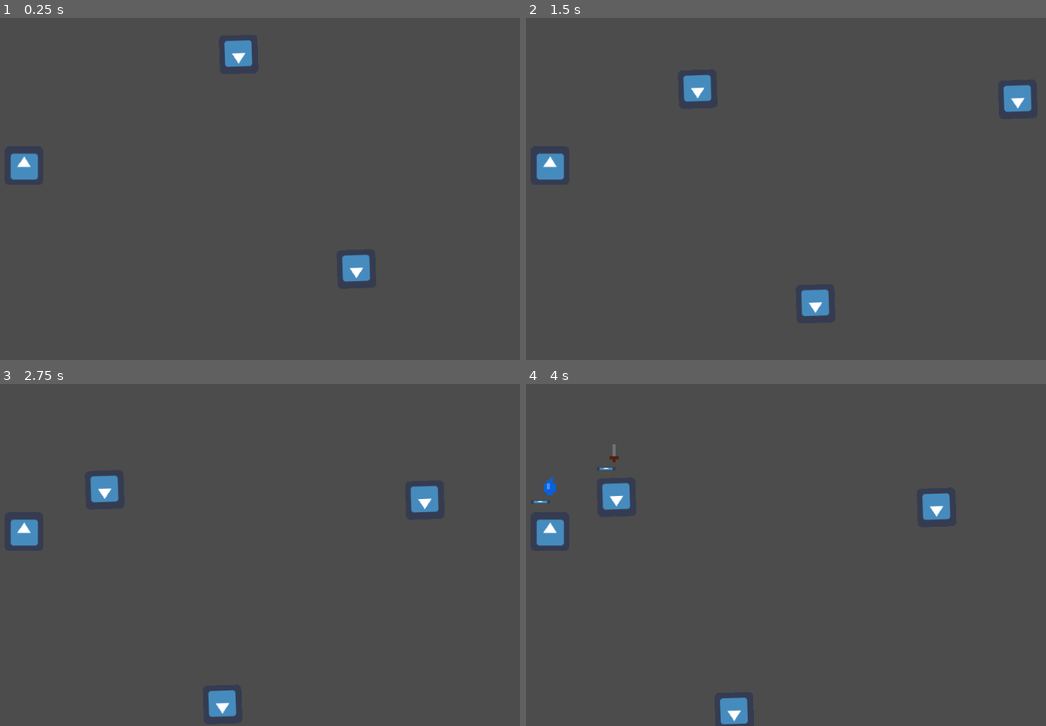
Above: before the commit, frames 1-4 (two rows, left to right).
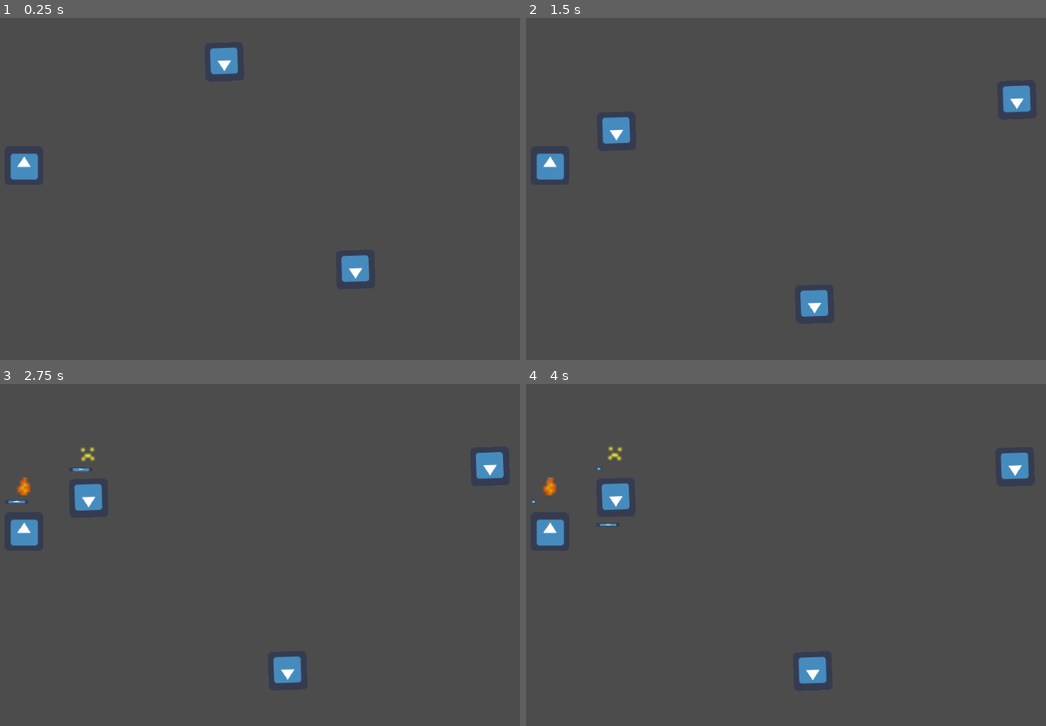
Above: after the commit, the same moments.

Repository: danreeves/godot-wild-jam-33
Game: Godot game, scene res://Main.tscn
Two runs of this game, one before a commit and one after it. Both use one fixed random seed, a clock stepped at 60 frames per second and the inputs below. The engine's default icon, where the game draws it, is replaced by a stand-in: a white triangle on a blue panel in a dark square.
Inputs:
- Up to frame 1 (0.25 s): no input
- Up to frame 2 (1.5 s): no input
- Up to frame 3 (2.75 s): no input
- Up to frame 4 (4 s): tap Enter at 3.5 s

The runs differ from the first frame. In frame 1, 0.7% of the frame differs, in the area x 40-72%, y 6-78%; in frame 2, 1.0%; in frame 3, 2.5%, in the area x 1-97%, y 18-98%; in frame 4, 2.0%.

Commit message:
some stuff

Diff:
--- a/Globals.gd
+++ b/Globals.gd
@@ -2,10 +2,8 @@
 
 enum Elements {
 	None,
-	Holy,
-	Unholy,
 	Fire,
-	Earth,
+	Grass,
 	Water,
 	Air,
 }
--- a/Main.tscn
+++ b/Main.tscn
@@ -1,18 +1,22 @@
-[gd_scene load_steps=3 format=2]
+[gd_scene load_steps=4 format=2]
 
 [ext_resource path="res://Units/Player.tscn" type="PackedScene" id=1]
 [ext_resource path="res://Units/Enemy.tscn" type="PackedScene" id=2]
+[ext_resource path="res://UI/HUD.tscn" type="PackedScene" id=3]
 
-[node name="World" type="Node2D"]
+[node name="World" type="Node"]
 
 [node name="Player" parent="." instance=ExtResource( 1 )]
 position = Vector2( 36.5961, 277.589 )
 
 [node name="Enemy" parent="." instance=ExtResource( 2 )]
 position = Vector2( 412.951, 82.0248 )
+move_to_player = true
 
 [node name="Enemy2" parent="." instance=ExtResource( 2 )]
 position = Vector2( 608.112, 438.407 )
 
 [node name="Enemy3" parent="." instance=ExtResource( 2 )]
 position = Vector2( 943.281, 98.9954 )
+
+[node name="HUD" parent="." instance=ExtResource( 3 )]
--- a/Systems/AttackQueue.gd
+++ b/Systems/AttackQueue.gd
@@ -48,5 +48,5 @@
 func on_timer_end() -> void:
 	if current_attack.has_method("execute"):
 		var target = get_parent().get_target()
-		current_attack.execute(target)
+		current_attack.execute(target, get_parent())
 	$Cooldown.start()
--- a/Systems/Attacks/BasicAttack.gd
+++ b/Systems/Attacks/BasicAttack.gd
@@ -6,14 +6,14 @@
 export(Globals.Elements) var element = Elements.None
 
 var multiplier_lookup = [
-	[Elements.Holy, Elements.Unholy, 1.5],
-	[Elements.Unholy, Elements.Holy, 1.5],
-
-	[Elements.Fire, Elements.Water, 1.5],
+	[Elements.Fire, Elements.Water, 0.5],
 	[Elements.Water, Elements.Fire, 1.5],
 
-	[Elements.Air, Elements.Earth, 1.5],
-	[Elements.Earth, Elements.Air, 1.5],
+	[Elements.Water, Elements.Grass, 0.5],
+	[Elements.Grass, Elements.Water, 1.5],
+
+	[Elements.Grass, Elements.Fire, 0.5],
+	[Elements.Fire, Elements.Grass, 1.5],
 ]
 
 func _ready() -> void:
@@ -28,7 +28,7 @@
 	$Sprite.visible = false
 	$AnimationPlayer.stop()
 
-func execute(unit: Node) -> void:
+func execute(unit: Node, owner: Node) -> void:
 	var damage = base_damage
 	var unit_element = unit.element
 	var multiplier = 1
--- /dev/null
+++ b/Systems/Attacks/RunAway.gd
@@ -0,0 +1,34 @@
+extends Node2D
+var Elements = Globals.Elements
+
+var running = false
+var duration = 2
+
+var timer = 0
+
+export(Texture) var sprite = null
+
+func _ready() -> void:
+	$Sprite.visible = false
+	$Sprite.texture = sprite
+
+func telegraph() -> void:
+	$AnimationPlayer.play("Wiggle")
+	$Sprite.visible = true
+
+func done() -> void:
+	get_parent().get_parent().move_away_from_player = false
+	running = false
+	$Sprite.visible = false
+	$AnimationPlayer.stop()
+
+func _process(delta: float) -> void:
+	if running:
+		timer += delta
+		if timer >= duration:
+			done()
+
+func execute(unit: Node, owner: Node) -> void:
+	owner.move_away_from_player = true
+	running = true
+	timer = 0
--- /dev/null
+++ b/Systems/Attacks/RunAway.tscn
@@ -0,0 +1,34 @@
+[gd_scene load_steps=4 format=2]
+
+[ext_resource path="res://Systems/Attacks/RunAway.gd" type="Script" id=1]
+[ext_resource path="res://attack.png" type="Texture" id=3]
+
+[sub_resource type="Animation" id=1]
+resource_name = "Wiggle"
+length = 2.0
+loop = true
+tracks/0/type = "value"
+tracks/0/path = NodePath("Sprite:rotation_degrees")
+tracks/0/interp = 1
+tracks/0/loop_wrap = true
+tracks/0/imported = false
+tracks/0/enabled = true
+tracks/0/keys = {
+"times": PoolRealArray( 0, 0.5, 1.5, 2 ),
+"transitions": PoolRealArray( 1, 1, 1, 1 ),
+"update": 0,
+"values": [ 0.0, 5.0, -5.0, 0.0 ]
+}
+
+[node name="BasicAttack" type="Node2D" groups=[
+"Attack",
+]]
+script = ExtResource( 1 )
+
+[node name="Sprite" type="Sprite" parent="."]
+position = Vector2( 5.96046e-07, -26.1921 )
+scale = Vector2( 5, 5 )
+texture = ExtResource( 3 )
+
+[node name="AnimationPlayer" type="AnimationPlayer" parent="."]
+anims/Wiggle = SubResource( 1 )
--- /dev/null
+++ b/UI/HUD.tscn
@@ -0,0 +1,20 @@
+[gd_scene format=2]
+
+[node name="HUD" type="CanvasLayer"]
+
+[node name="Window" type="Control" parent="."]
+anchor_right = 1.0
+anchor_bottom = 1.0
+__meta__ = {
+"_edit_use_anchors_": false
+}
+
+[node name="Skills" type="HBoxContainer" parent="Window"]
+anchor_top = 0.9
+anchor_right = 1.0
+anchor_bottom = 1.0
+margin_top = -1.41431
+margin_bottom = -1.41431
+__meta__ = {
+"_edit_use_anchors_": false
+}
--- a/Units/Enemy.gd
+++ b/Units/Enemy.gd
@@ -1,6 +1,9 @@
-extends Node2D
+extends KinematicBody2D
 
 export(Globals.Elements) var element = Globals.Elements.None
+export var speed = 100
+export var move_to_player = false
+export var move_away_from_player = false
 
 func _ready() -> void:
 	var _err1 = $InCombat.connect("body_entered", self, "unit_enter_range")
@@ -11,6 +14,7 @@
 
 func unit_enter_range(unit: Node2D) -> void:
 	if unit == get_target():
+		move_to_player = false
 		$AttackQueue.start_timer()
 
 func unit_leave_range(unit: Node2D) -> void:
@@ -22,3 +26,15 @@
 
 func is_element(elem) -> bool:
 	return element == elem
+
+func _physics_process(_delta: float) -> void:
+	var velocity = Vector2.ZERO
+	var target = get_target()
+
+	if target and move_to_player:
+		velocity = (target.position - self.position).normalized() * speed
+
+	if target and move_away_from_player:
+		velocity = (self.position - target.position).normalized() * speed * 1.2
+
+	velocity = move_and_slide(velocity)
--- a/Units/Enemy.tscn
+++ b/Units/Enemy.tscn
@@ -6,6 +6,8 @@
 [ext_resource path="res://Systems/Attacks/BasicAttack.tscn" type="PackedScene" id=4]
 [ext_resource path="res://Systems/Health.tscn" type="PackedScene" id=5]
 [ext_resource path="res://attack.png" type="Texture" id=6]
+[ext_resource path="res://running.png" type="Texture" id=7]
+[ext_resource path="res://Systems/Attacks/RunAway.tscn" type="PackedScene" id=8]
 
 [sub_resource type="CanvasItemMaterial" id=1]
 
@@ -43,3 +45,6 @@
 [node name="BasicAttack" parent="AttackQueue" instance=ExtResource( 4 )]
 sprite = ExtResource( 6 )
 base_damage = 0
+
+[node name="RunAway" parent="AttackQueue" instance=ExtResource( 8 )]
+sprite = ExtResource( 7 )
--- a/Units/Player.gd
+++ b/Units/Player.gd
@@ -2,33 +2,35 @@
 
 export(Globals.Elements) var element = Globals.Elements.None
 export var speed = 100
-var target: Node2D = null
-var in_range = false
+var in_range = []
+var unit_in_range_last_frame = false
 
 func _ready() -> void:
 	var _err1 = $InCombat.connect("body_entered", self, "unit_enter_range")
 	var _err2 = $InCombat.connect("body_exited", self, "unit_leave_range")
 
-func _process(_delta: float) -> void:
-	if !target:
-		target = get_nearest_enemy()
+func _process(delta: float) -> void:
+	if !unit_in_range_last_frame and in_range.size() > 0:
+		$AttackQueue.start_timer()
+		unit_in_range_last_frame = true
+
+	if in_range.size() == 0:
+		unit_in_range_last_frame = false
 
 func _physics_process(_delta: float) -> void:
 	var velocity = Vector2.ZERO
-
-	if target and not in_range:
-		velocity = (target.position - self.position ).normalized() * speed
+	var target = get_nearest_enemy()
+	if target and in_range.size() == 0:
+		velocity = (target.position - self.position).normalized() * speed
 
 	velocity = move_and_slide(velocity)
 
 func unit_enter_range(unit):
 	if unit != self:
-		in_range = true
-		$AttackQueue.start_timer()
+		in_range.append(unit)
 
-func unit_leave_range(_unit):
-	target = null
-	in_range = false
+func unit_leave_range(unit):
+	in_range.remove(in_range.find(unit))
 
 func get_nearest_enemy() -> Node2D:
 	var enemies = get_tree().get_nodes_in_group("Enemies")
@@ -42,6 +44,6 @@
 	return nearest
 
 func get_target() -> Node2D:
-	if in_range:
-		return target
+	if in_range.size() > 0:
+		return in_range.front()
 	return null
--- a/Units/Player.tscn
+++ b/Units/Player.tscn
@@ -8,6 +8,7 @@
 [ext_resource path="res://water.png" type="Texture" id=6]
 [ext_resource path="res://fire.png" type="Texture" id=7]
 [ext_resource path="res://attack.png" type="Texture" id=8]
+[ext_resource path="res://grass.png" type="Texture" id=9]
 
 [sub_resource type="CapsuleShape2D" id=1]
 radius = 40.0
@@ -52,3 +53,7 @@
 [node name="WaterAttack" parent="AttackQueue" instance=ExtResource( 3 )]
 sprite = ExtResource( 6 )
 element = 5
+
+[node name="GrassAttack" parent="AttackQueue" instance=ExtResource( 3 )]
+sprite = ExtResource( 9 )
+element = 5
Not shown: 1 places in Units/Enemy.tscn that only renumber resources
Not shown: 1 places in Units/Player.tscn that only renumber resources
Binary file added: grass.png
Not shown, added: grass.png.import
Binary file added: running.png
Not shown, added: running.png.import
